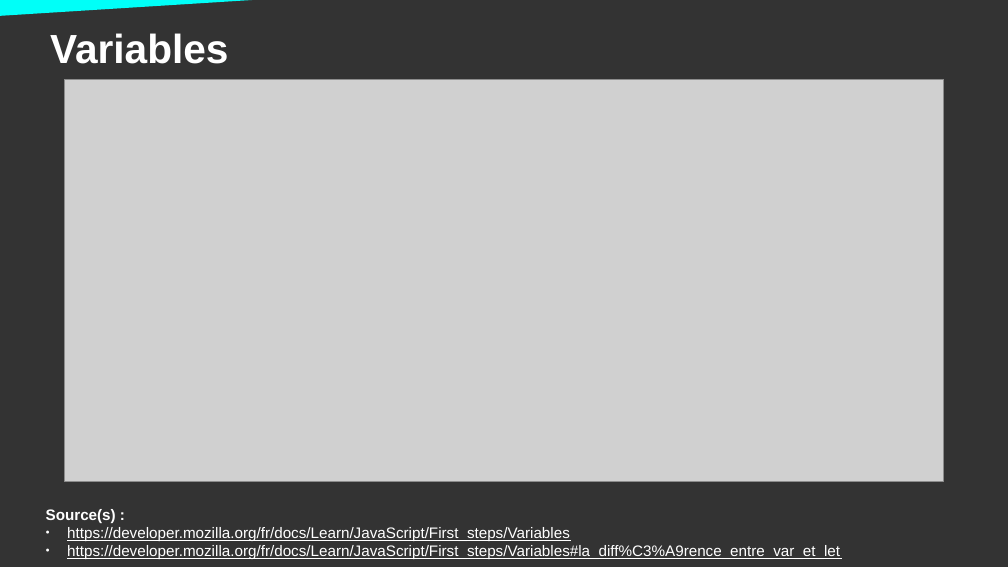
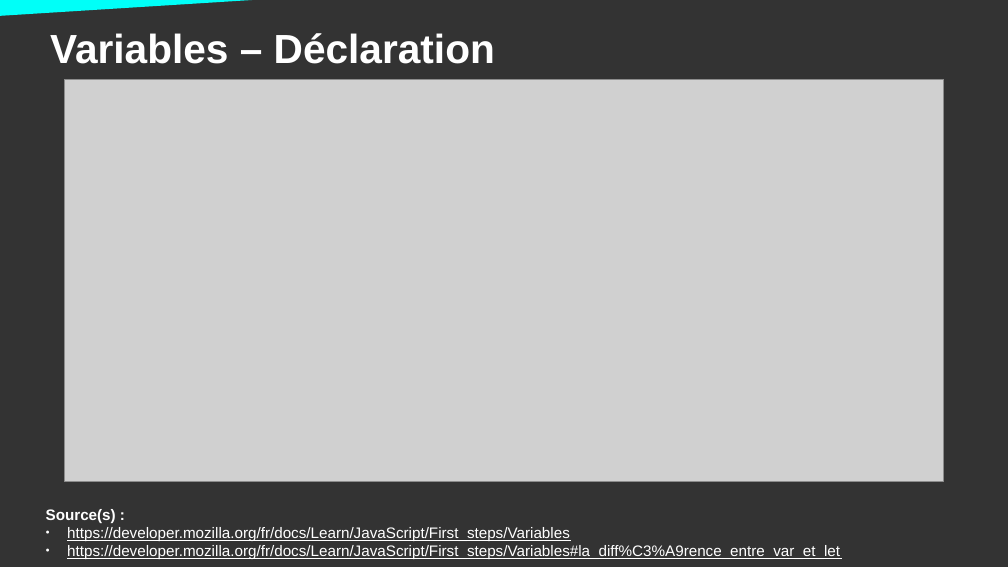
Before and after one commit to DanYellow/cours, a slide deck: slide 16 of integration-web-s2/travaux-pratiques/numero-5/presentation.odp. Drawn at 1008x567 pixels with LibreOffice and Linux fonts; fonts in the diff are those of the drawing; grey boxes stand for pictures. Boxes give left, top, right and bottom in pixels: in the first picture for what was removed or moved away, otherwise in the second. Text is boxed around its words. In the diff, an @@ line names an element or a change of style, - is before the commit and + after.

```diff
--- a/integration-web-s2/travaux-pratiques/numero-5/presentation.odp
+++ b/integration-web-s2/travaux-pratiques/numero-5/presentation.odp
@@ title at <box>50,33,495,64</box>: text changed @@
-Variables
+Variables – Déclaration
```
Also in this commit, not shown: 7 other slides changed, 2 slides added, 3 other files.
